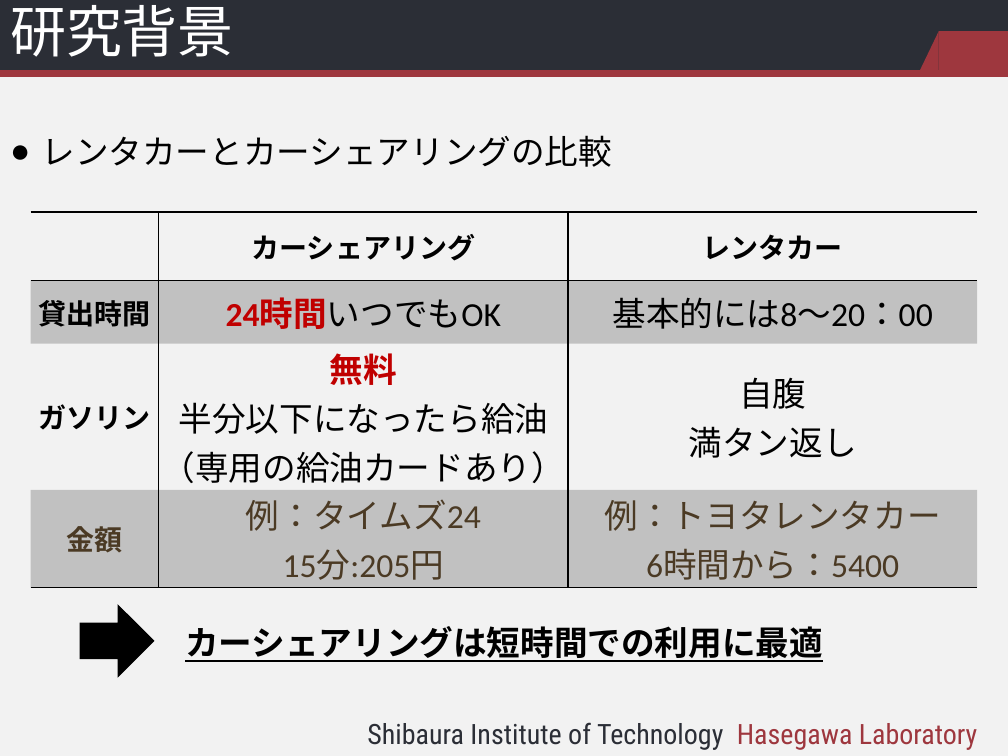
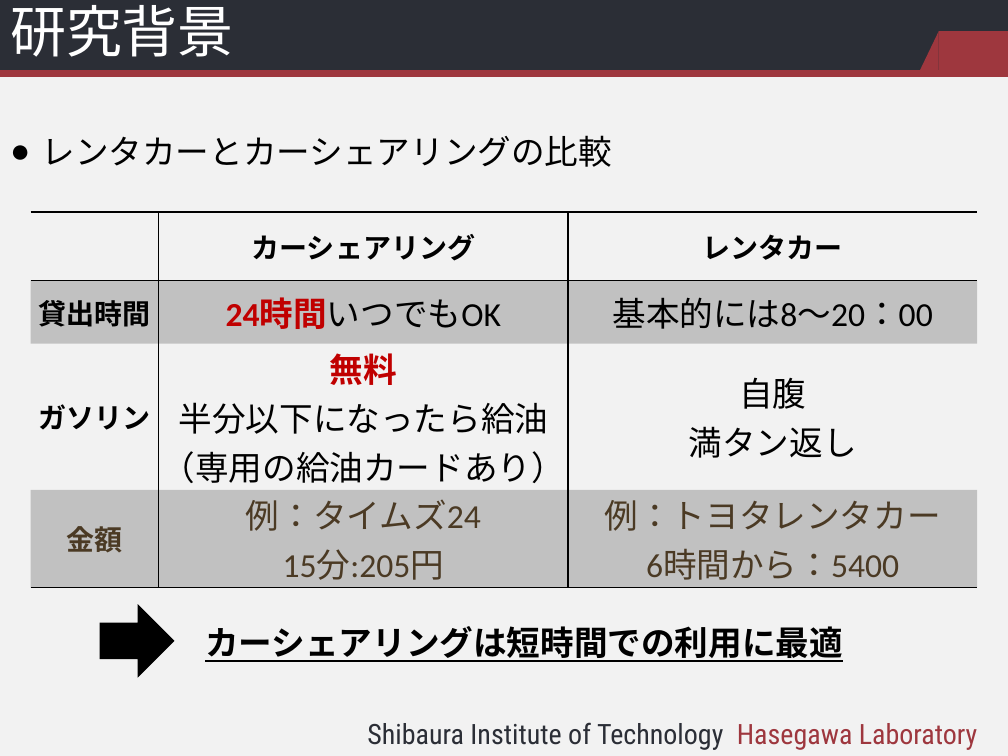
Before and after one commit to kotaro912214/research, a slide deck: slide 3 of 中間発表/BQ16048_中間発表_関_パワポ3.pptx. Drawn at 1008x756 pixels with LibreOffice and Linux fonts; fonts in the diff are those of the drawing; background and template pictures are left out. Boxes give left, top, right and bottom in pixels: in the first picture for what was removed or moved away, otherwise in the second. Text is boxed around its words. In the diff, an @@ line names an element or a change of style, - is before the commit and + after.

```diff
--- a/中間発表/BQ16048_中間発表_関_パワポ3.pptx
+++ b/中間発表/BQ16048_中間発表_関_パワポ3.pptx
@@ right arrow: place and size @@
-right arrow at [81, 606, 153, 676]
+right arrow at [101, 606, 173, 676]
@@ text "カーシェアリングは短時間での利用に最適": place and size @@
-text "カーシェアリングは短時間での利用に最適" at [185, 626, 823, 662]
+text "カーシェアリングは短時間での利用に最適" at [205, 626, 843, 662]
```
Also in this commit, not shown: 8 other slides changed, 3 slides added, 2 slides removed, 14 other files.
